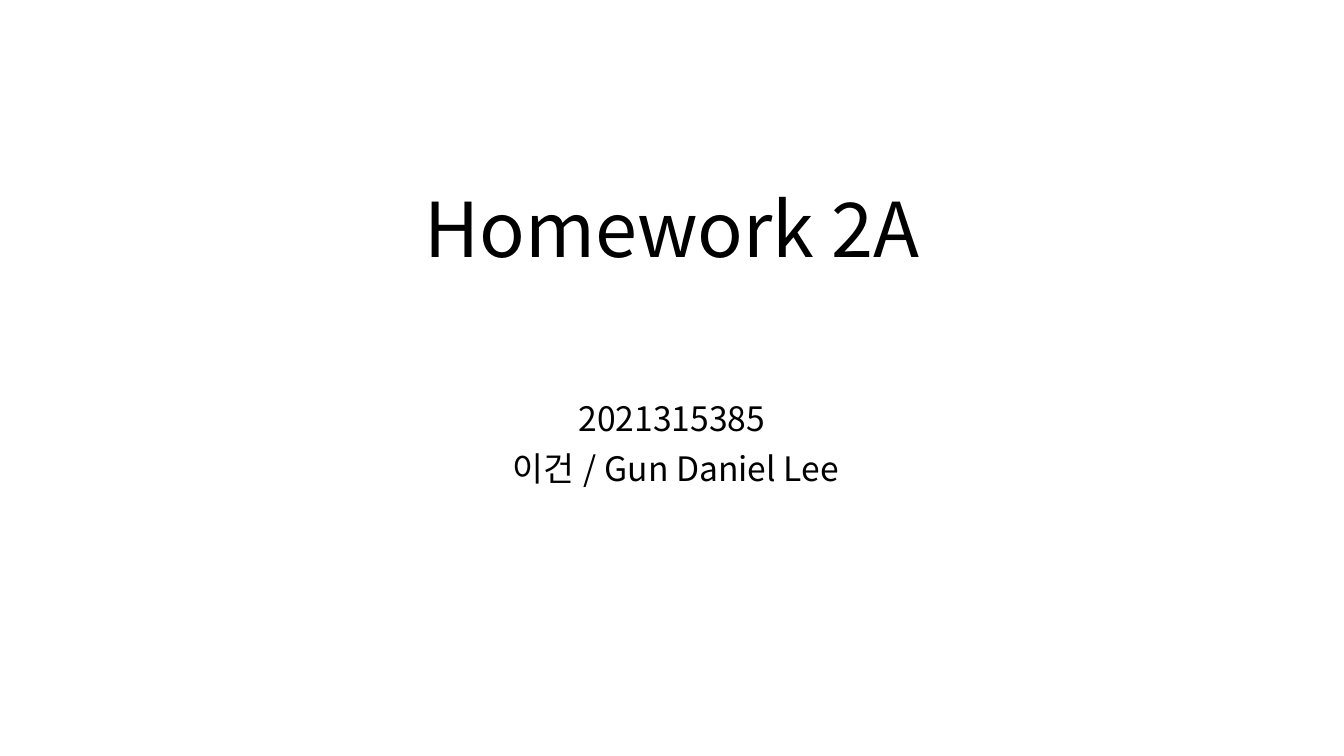
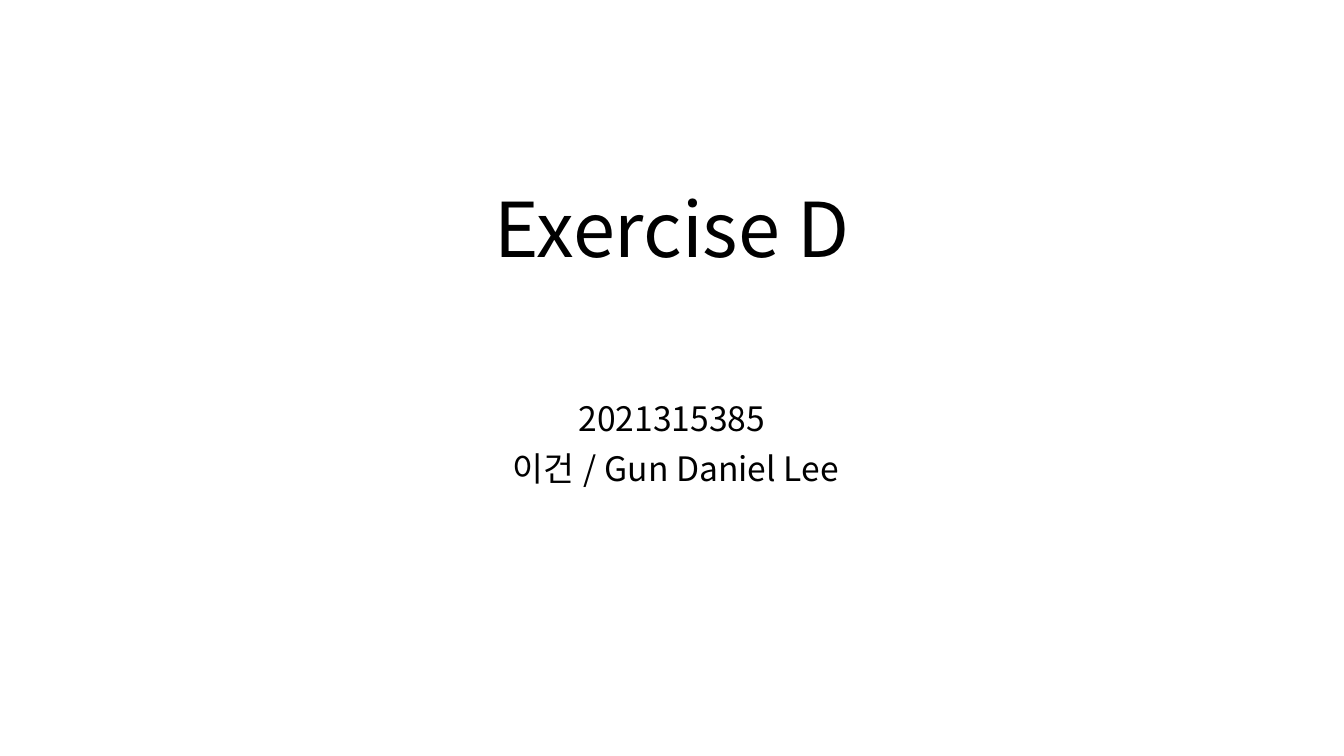
Before and after one commit to gdlee412/Problem-Solving-Techniques, a slide deck: slide 1 of 자료/Report template/Report for exercise or homework.pptx. Drawn at 1344x756 pixels with LibreOffice and Linux fonts; fonts in the diff are those of the drawing. Boxes give left, top, right and bottom in pixels: in the first picture for what was removed or moved away, otherwise in the second. Text is boxed around its words. In the diff, an @@ line names an element or a change of style, - is before the commit and + after.

Commit message:
Exercise D

```diff
--- a/자료/Report template/Report for exercise or homework.pptx
+++ b/자료/Report template/Report for exercise or homework.pptx
@@ title at box(495, 198, 849, 258): text changed @@
-Homework 2A
+Exercise D
```
Also in this commit, not shown: 4 other slides changed, 10 slides added, 5 slides removed, 1 other file.
